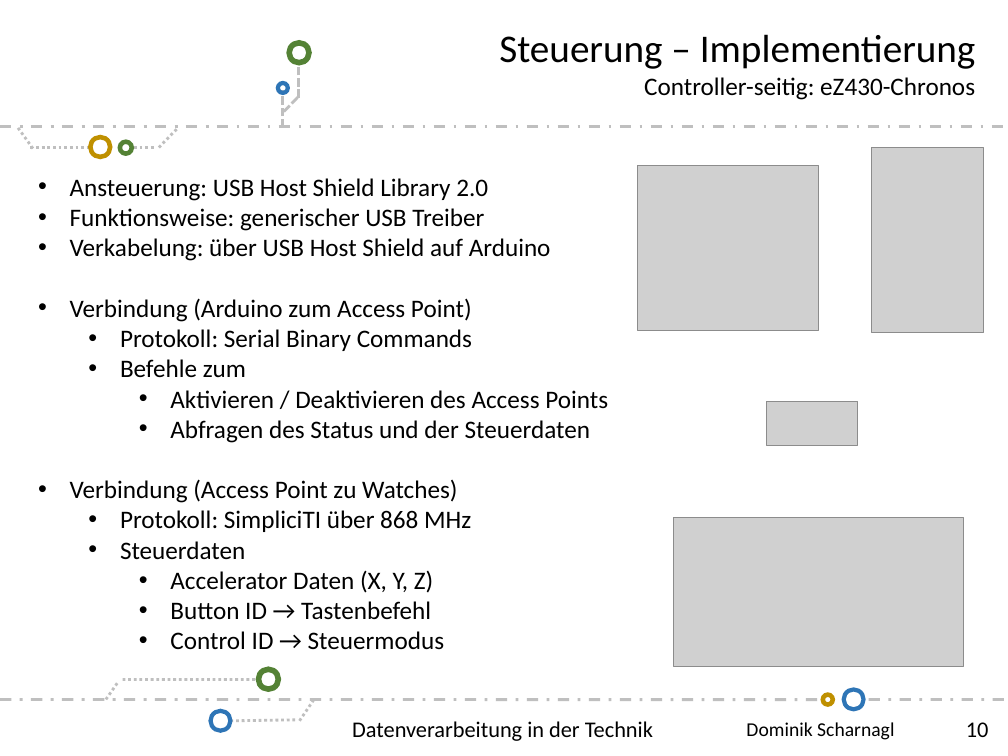
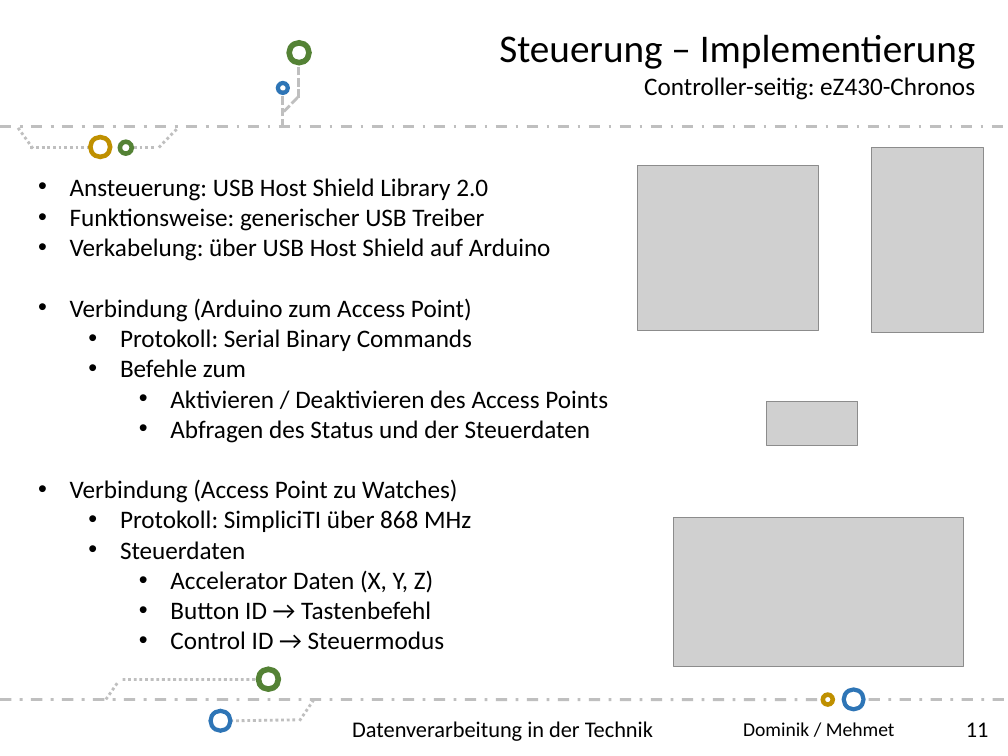
Before and after one commit to scd42636/DT_WS1718_02_StarCar, a slide deck: slide 11 of dokumentation/scd42636/Dominik-Scharnagl.pptx (slide 10 before the commit). Drawn at 1008x756 pixels with LibreOffice and Linux fonts; fonts in the diff are those of the drawing; grey boxes stand for pictures; background and template pictures are left out. Boxes give left, top, right and bottom in pixels: in the first picture for what was removed or moved away, otherwise in the second. Text is boxed around its words. In the diff, an @@ line names an element or a change of style, - is before the commit and + after.

```diff
--- a/dokumentation/scd42636/Dominik-Scharnagl.pptx
+++ b/dokumentation/scd42636/Dominik-Scharnagl.pptx
@@ text at bbox=[743, 722, 895, 736]: text changed @@
-Dominik Scharnagl
+Dominik / Mehmet
@@ page number at bbox=[966, 722, 989, 737]: text changed @@
-10
+11
```
Also in this commit, not shown: 10 other slides changed, 2 slides added, 1 slide removed.
